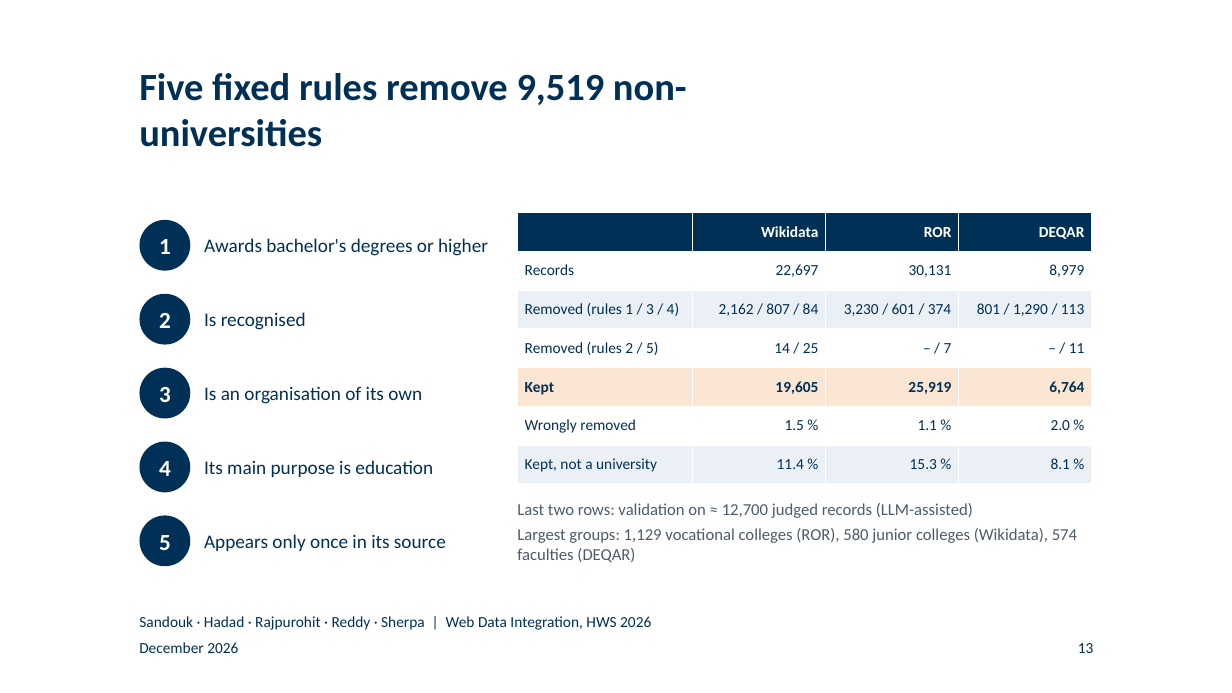
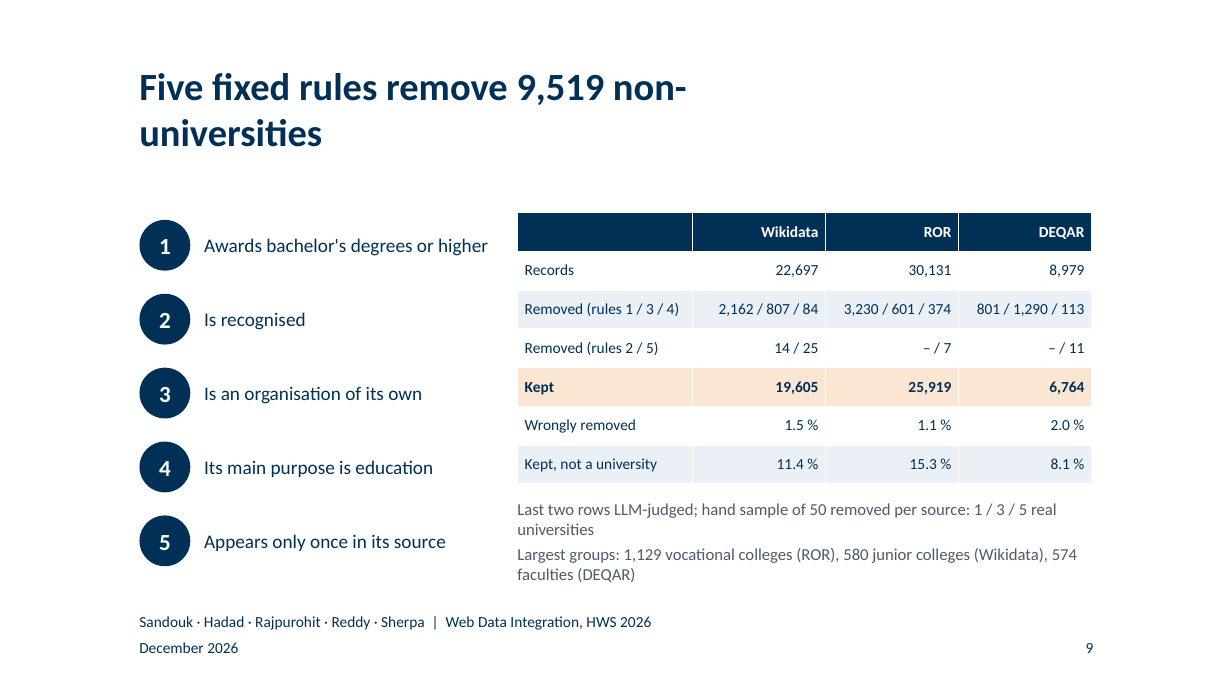
Before and after one commit to BlackSamuron0305/Web-Data-Integration-Project-HWS2026, a slide deck: slide 9 of submission/final-presentation/final_presentation.pptx (slide 13 before the commit). Drawn at 1232x693 pixels with LibreOffice and Linux fonts; fonts in the diff are those of the drawing; background and template pictures are left out. Boxes give left, top, right and bottom in pixels: in the first picture for what was removed or moved away, otherwise in the second. Text is boxed around its words. In the diff, an @@ line names an element or a change of style, - is before the commit and + after.

```diff
--- a/submission/final-presentation/final_presentation.pptx
+++ b/submission/final-presentation/final_presentation.pptx
@@ text at <box>517,503,1057,535</box>: text changed @@
-Last two rows: validation on ≈ 12,700 judged records (LLM-assisted)
+Last two rows LLM-judged; hand sample of 50 removed per source: 1 / 3 / 5 real universities
@@ page number at <box>1086,643,1094,653</box>: text changed @@
-13
+9
```
Also in this commit, not shown: 18 other slides changed, 2 slides removed, 33 other files.
